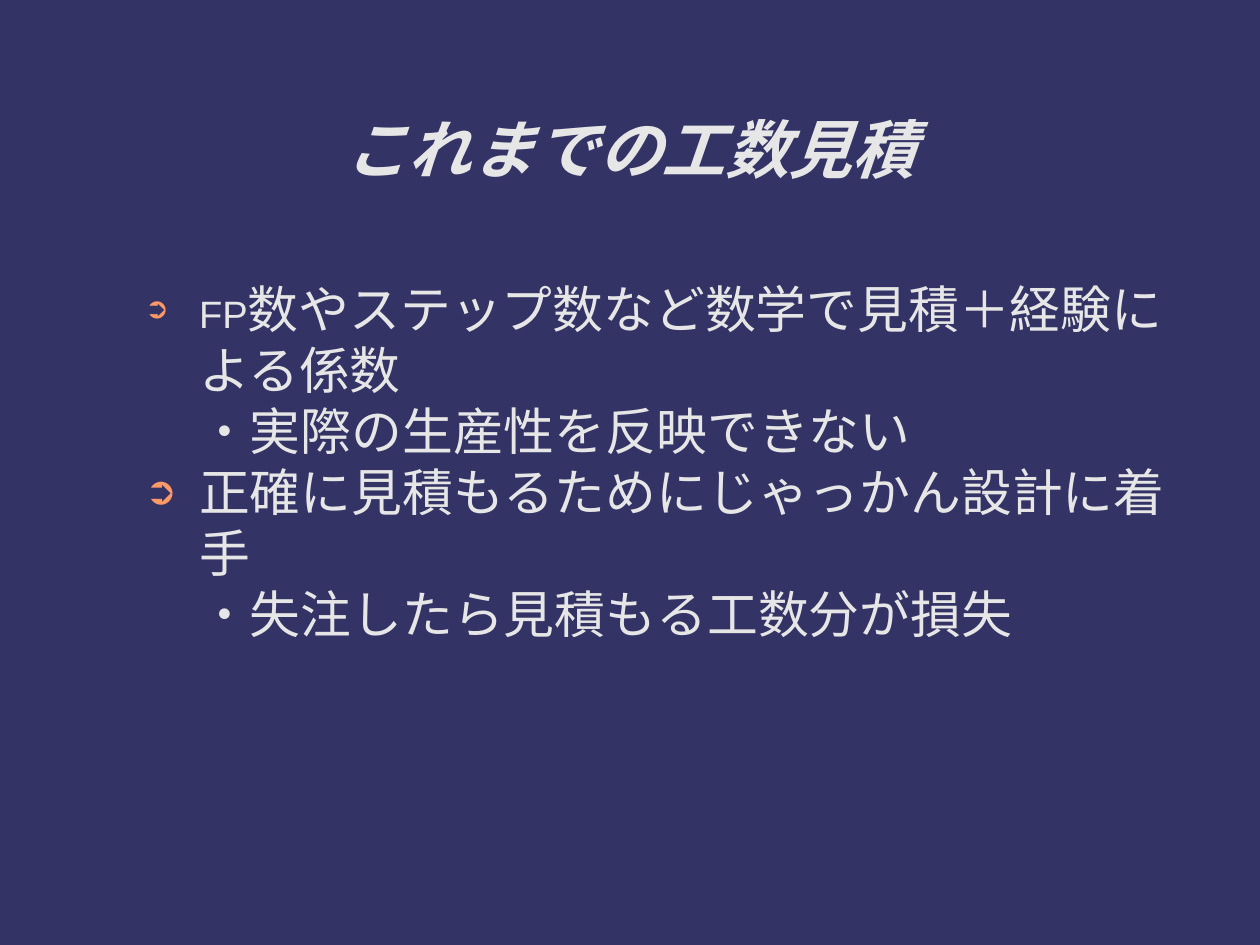
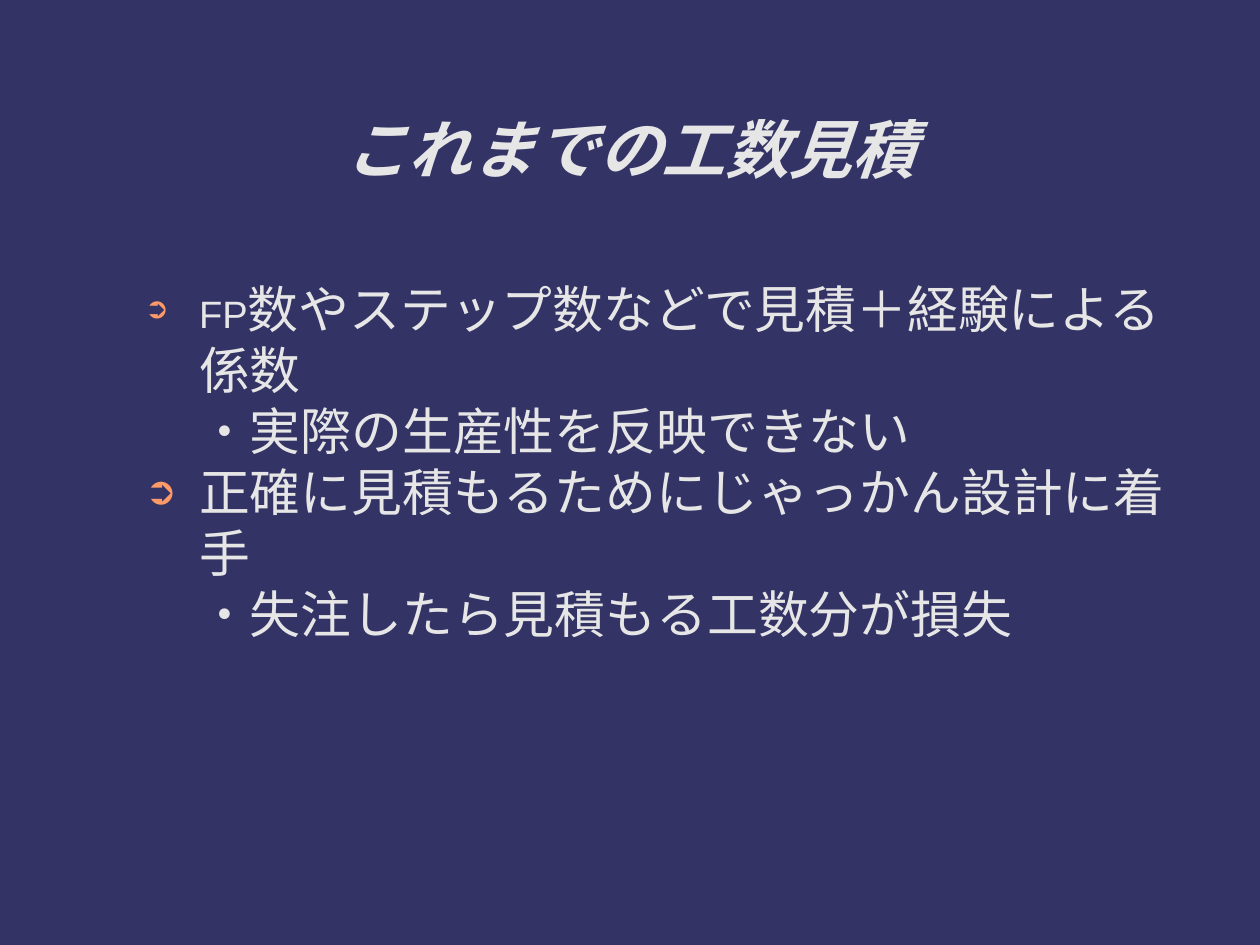
Before and after one commit to ichylinux/daddy, a slide deck: slide 5 of doc/concept.odp. Drawn at 1260x945 pixels with LibreOffice and Linux fonts; fonts in the diff are those of the drawing. Boxes give left, top, right and bottom in pixels: in the first picture for what was removed or moved away, otherwise in the second. Text is boxed around its words. In the diff, an @@ line names an element or a change of style, - is before the commit and + after.

```diff
--- a/doc/concept.odp
+++ b/doc/concept.odp
@@ text at (199,285,1160,454): text changed @@
-➲ FP数やステップ数など数学で見積＋経験による係数
-  ・実際の生産性を反映できない
+➲ FP数やステップ数などで見積＋経験による係数
+  ・実際の生産性を反映できない
```
Also in this commit, not shown: 7 other slides changed.
